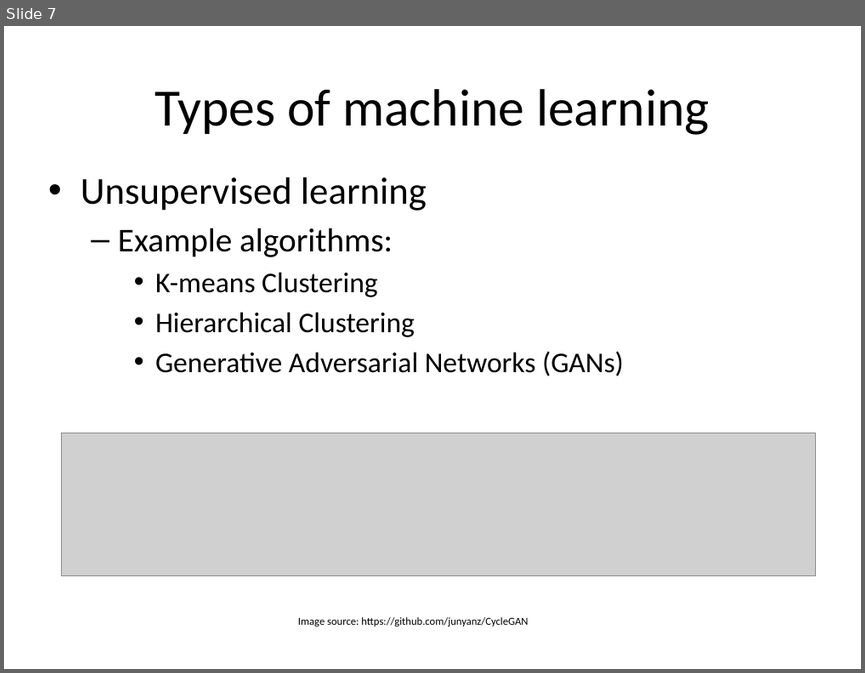
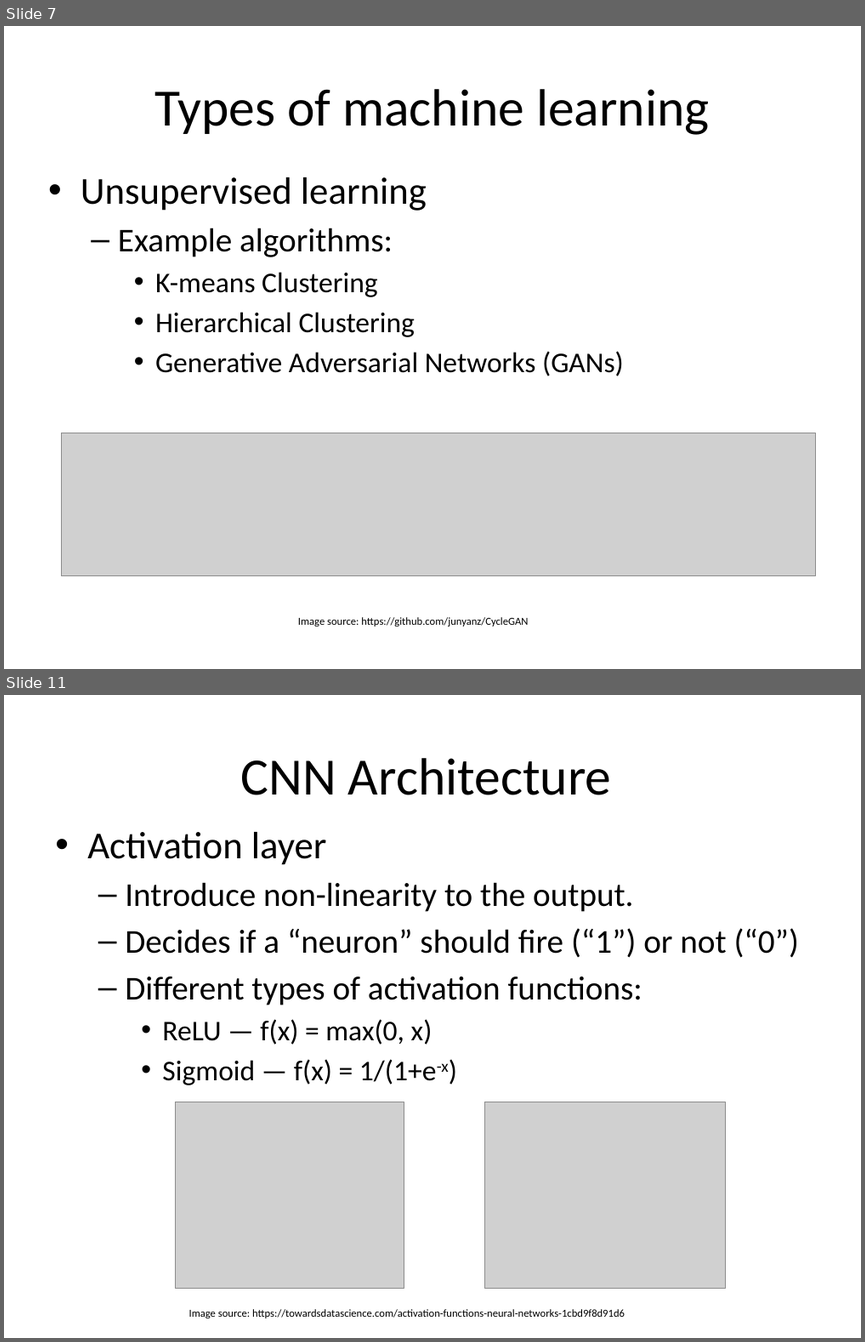
Before and after one commit to WendaZ/PyCharm_data, a slide deck: Machine Learning in Medical Imaging.pptx. Shown one above the other, each under a label of ours: slide 7 before the commit, slides 7 and 11 after it; the slides between them are not shown. The pictures are 865x673 and 865x1342 pixels, drawn with LibreOffice and Linux fonts; fonts in the diff are those of the drawing; grey boxes stand for pictures. Boxes give left, top, right and bottom in pixels: in the first picture for what was removed or moved away, otherwise in the second. Text is boxed around its words. In the diff, an @@ line names an element or a change of style, - is before the commit and + after.

```diff
--- a/Machine Learning in Medical Imaging.pptx
+++ b/Machine Learning in Medical Imaging.pptx
@@ slide 11 added at <box>4,695,861,1338</box>, background #FFFFFF @@
@@ title added at <box>241,758,611,795</box>, 44 pt, text #000000 @@
+CNN Architecture
@@ text added at <box>87,832,799,1085</box>, 28 pt, text #000000 @@
+• Activation layer
+  – Introduce non-linearity to the output.
+  – Decides if a “neuron” should fire (“1”) or not (“0”)
+  – Different types of activation functions:
+    • ReLU — f(x) = max(0, x)
+    • Sigmoid — f(x) = 1/(1+e-x)
@@ picture added at <box>176,1102,404,1288</box> @@
@@ picture added at <box>484,1102,726,1288</box> @@
@@ text added at <box>189,1309,624,1318</box>, 9 pt, text #000000 @@
+Image source: https://towardsdatascience.com/activation-functions-neural-networks-1cbd9f8d91d6
```
Also in this commit, not shown: 5 slides changed, 6 other slides added.
